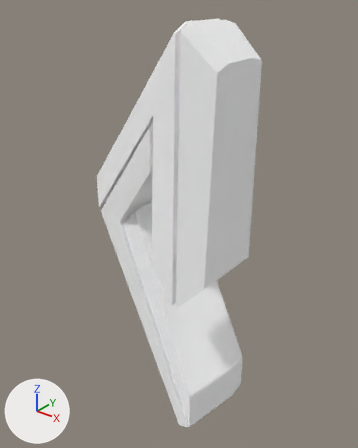
A saved change to the glTF model images/icon4.glb.
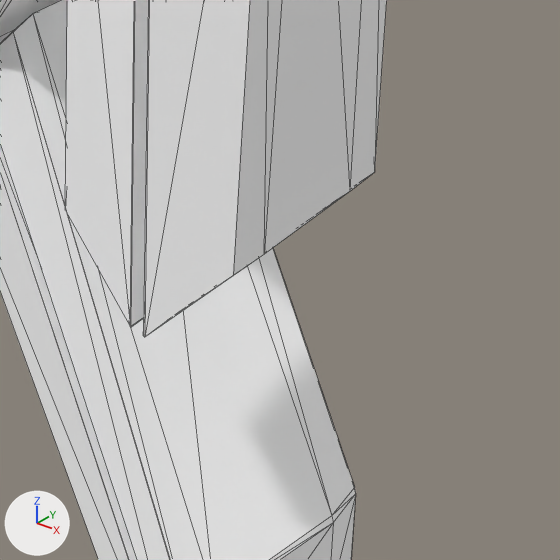
Old and new are each drawn whole from a 50 mm camera at (3.5, -3.87, 2.66) aimed at (-0.13, 0.66, -0.15) and again close up on the part from 37% to 86% of the width and 45% to 84% of the height. The axes (+X, +Y, +Z) are drawn at lower left. The lights are the same throughout. The last two pictures show the newer version. The close-ups show mesh edges as thin lines. Where no turn or scale is listed for an object, it has been applied to the vertices. Vertices at exactly the same position are counted once.
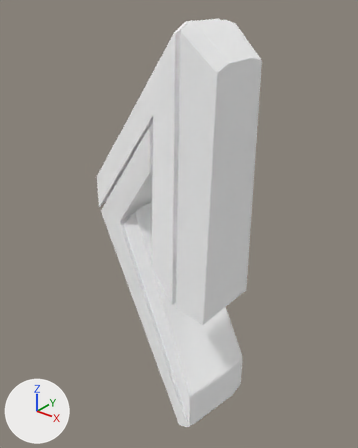
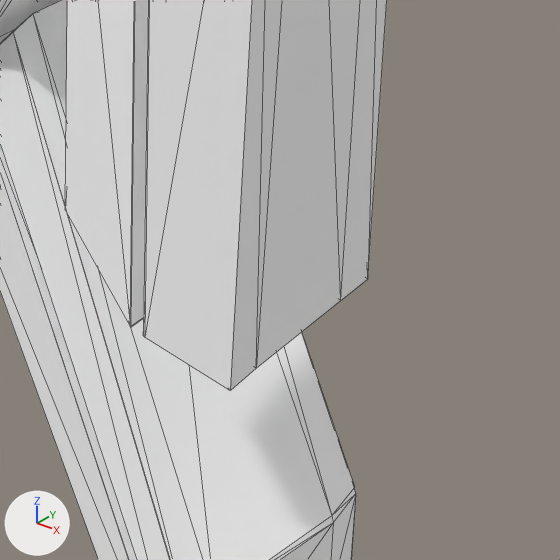
Boxes [x1, y1, x2, y2] around the edits, measured in the close-ups (560 x 560 px; the box of a moved part takes in the faces that stretch with it):
'Curve', reshaped: before [143, 0, 387, 337]; after [143, 0, 387, 390]
part 1 of me_curve, moved or reshaped: before [145, 0, 383, 337]; after [145, 0, 383, 390]

The change, as a diff of the scene's bpy script:
```diff
--- a/images/icon4.glb.py
+++ b/images/icon4.glb.py
@@ me_curve @@
 # used by ob_curve; location = (-0.07, -0.034, 0.05)
-me_curve.from_pydata(...)  # 25 vertices, 43 faces; spans x 0.69..1.05, y -0.3..0.63, z -0.64..2.31
-me_curve.vertices[0].co = (1.05, 0.44, -0.27)  # pixel (350, 191)
-me_curve.vertices[3].co = (1.05, -0.09, -0.27)  # pixel (264, 254)
-me_curve.vertices[5].co = (1.03, -0.25, -0.28)  # pixel (233, 275)
-me_curve.vertices[7].co = (1.03, 0.62, -0.27)  # pixel (374, 172)
+me_curve.from_pydata(...)  # 25 vertices, 43 faces; spans x 0.69..1.05, y -0.3..0.63, z -0.75..2.31
+# me_curve part 1
+me_curve.vertices[0].co = (1.03, 0.44, -0.74)  # pixel (340, 300)
+me_curve.vertices[3].co = (1.03, -0.09, -0.74)  # pixel (256, 368)
+me_curve.vertices[5].co = (1.03, -0.25, -0.75)  # pixel (230, 390)
+me_curve.vertices[7].co = (1.04, 0.62, -0.74)  # pixel (367, 279)
 me_curve.materials.append(mat_svgmat)
```
